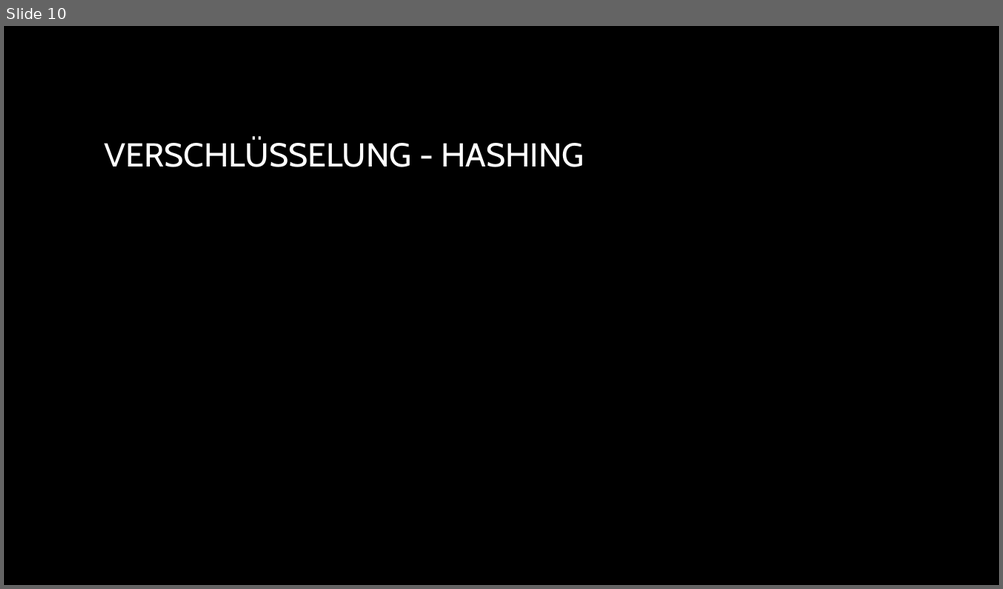
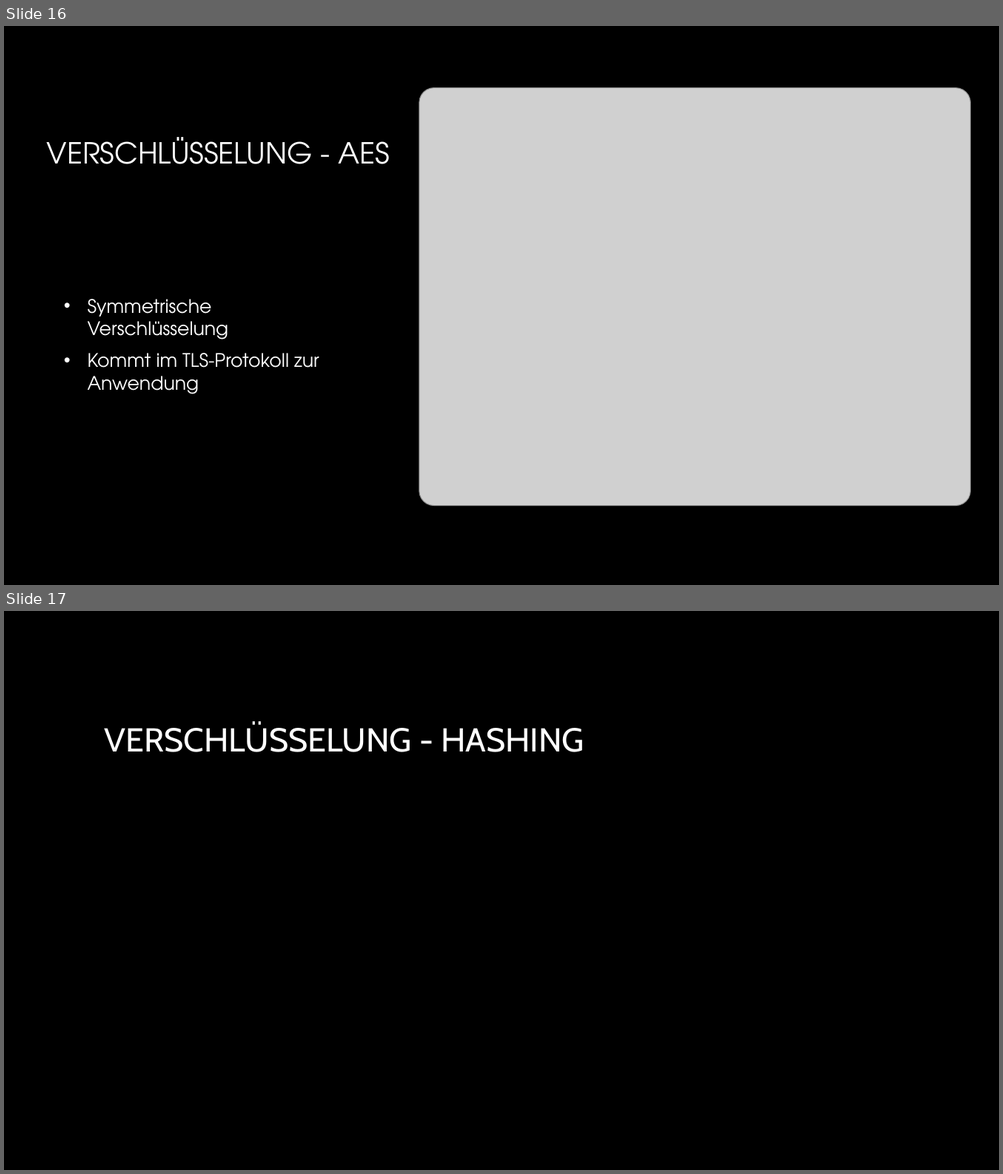
Before and after one commit to NebelNite/Passwortmanager, a slide deck: Passwortmanager.pptx. Shown one above the other, each under a label of ours: slide 10 before the commit, slides 16 and 17 after it. The pictures are 1003x589 and 1003x1174 pixels, drawn with LibreOffice and Linux fonts; fonts in the diff are those of the drawing; grey boxes stand for pictures; background and template pictures are left out. Boxes give left, top, right and bottom in pixels: in the first picture for what was removed or moved away, otherwise in the second. Text is boxed around its words. In the diff, an @@ line names an element or a change of style, - is before the commit and + after.

```diff
--- a/Passwortmanager.pptx
+++ b/Passwortmanager.pptx
@@ slide 16 added at (4, 26, 999, 585), background picture (left out) @@
@@ picture added at (419, 88, 970, 506) @@
@@ title added at (47, 137, 390, 164), 28 pt, text gradient #FFFFFF to #A6A6A6 @@
+VERSCHLÜSSELUNG - AES
@@ text added at (88, 299, 319, 395), 18 pt, text #FFFFFF @@
+• Symmetrische Verschlüsselung
+• Kommt im TLS-Protokoll zur Anwendung
@@ what was slide 10 is now slide 17 @@
```
Also in this commit, not shown: 1 slide changed, 9 other slides added, 3 slides removed, 25 other files.
